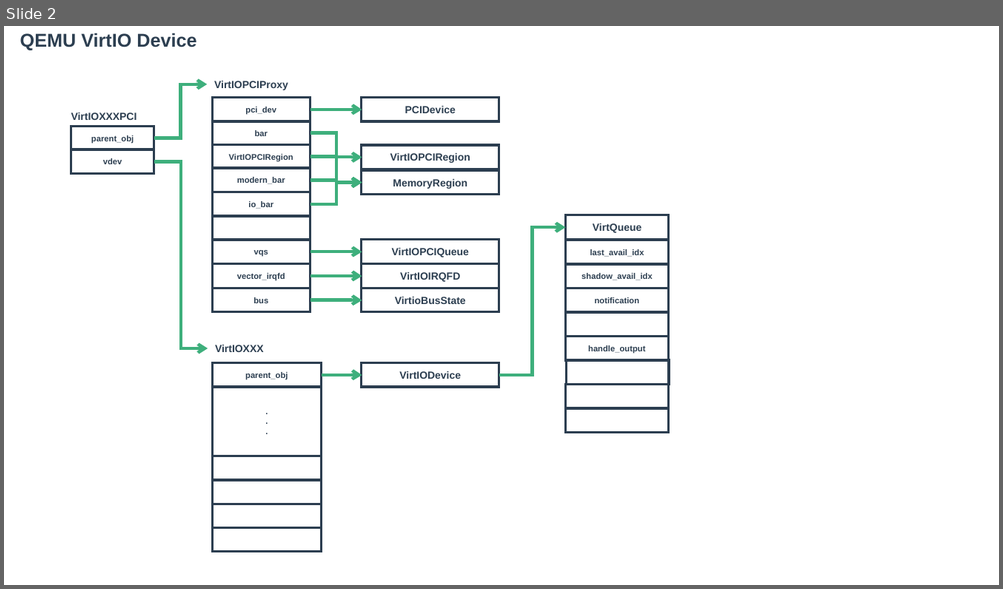
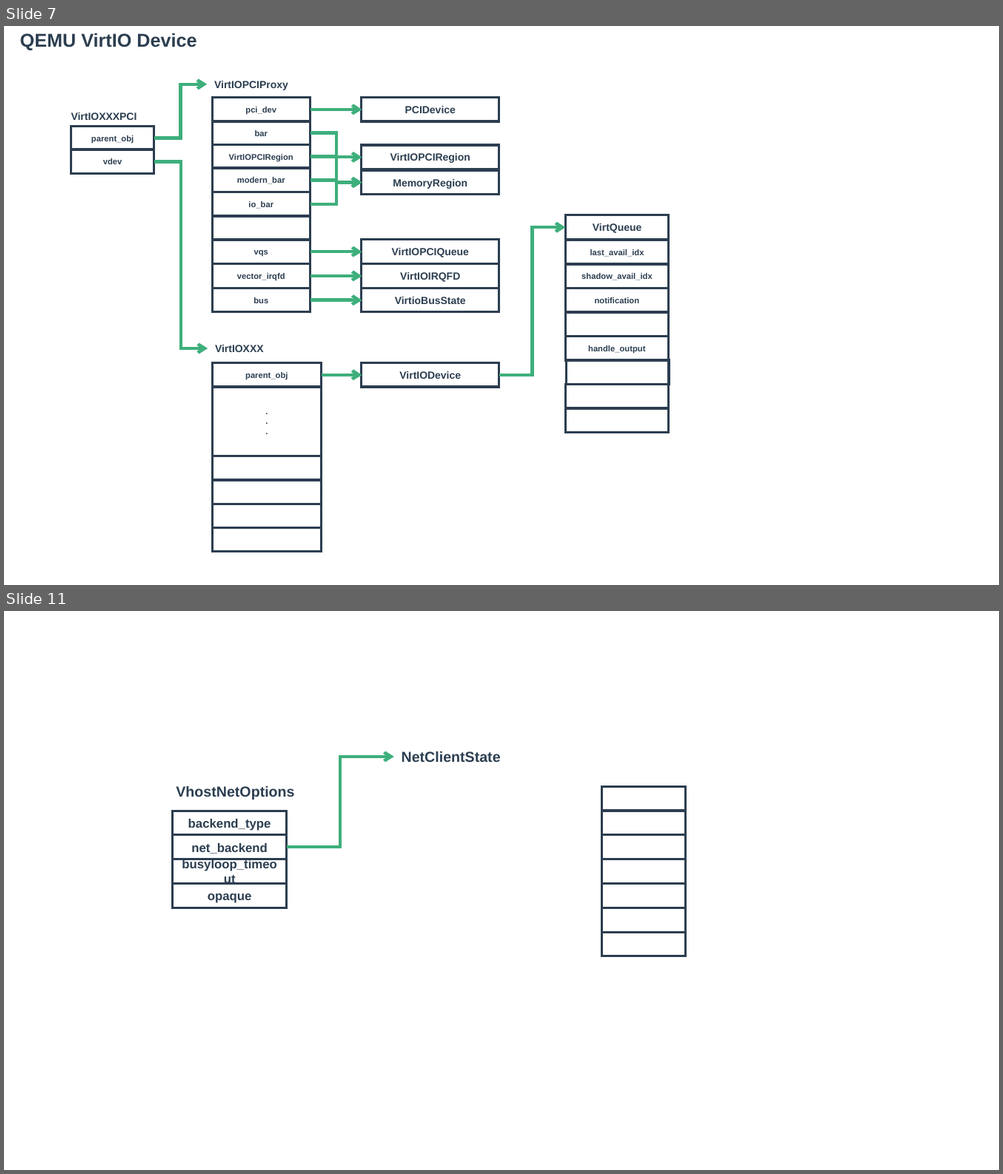
Before and after one commit to zaiqiang-dong/zaiqiang, a slide deck: picture/vitrualization/qemu/io/io.pptx. Shown one above the other, each under a label of ours: slide 2 before the commit, slides 7 and 11 after it; the slides between them are not shown. The pictures are 1003x589 and 1003x1174 pixels, drawn with LibreOffice and Linux fonts; fonts in the diff are those of the drawing. Boxes give left, top, right and bottom in pixels: in the first picture for what was removed or moved away, otherwise in the second. Text is boxed around its words. In the diff, an @@ line names an element or a change of style, - is before the commit and + after.

```diff
--- a/picture/vitrualization/qemu/io/io.pptx
+++ b/picture/vitrualization/qemu/io/io.pptx
@@ slide 11 added at box(4, 611, 999, 1170), background #FFFFFF @@
@@ elbow arrow added from (287, 848) to (394, 757), #3EAF7C 3 pt @@
@@ text added at box(401, 751, 501, 762), 14 pt, text #2C3E50, bold @@
+NetClientState
@@ rectangle added at box(602, 786, 686, 811), outline #2C3E50 2.25 pt @@
@@ rectangle added at box(602, 811, 686, 835), outline #2C3E50 2.25 pt @@
@@ rectangle added at box(602, 834, 686, 860), outline #2C3E50 2.25 pt @@
@@ rectangle added at box(602, 860, 686, 884), outline #2C3E50 2.25 pt @@
@@ group added at box(173, 786, 294, 908): 4 rectangles, 1 text @@
+VhostNetOptions
+backend_type
+net_backend
+busyloop_timeout
+opaque
@@ rectangle added at box(602, 884, 686, 908), outline #2C3E50 2.25 pt @@
@@ rectangle added at box(602, 908, 686, 933), outline #2C3E50 2.25 pt @@
@@ rectangle added at box(602, 933, 686, 957), outline #2C3E50 2.25 pt @@
@@ what was slide 2 is now slide 7 @@
```
Also in this commit, not shown: 14 other slides added, 21 other files.
